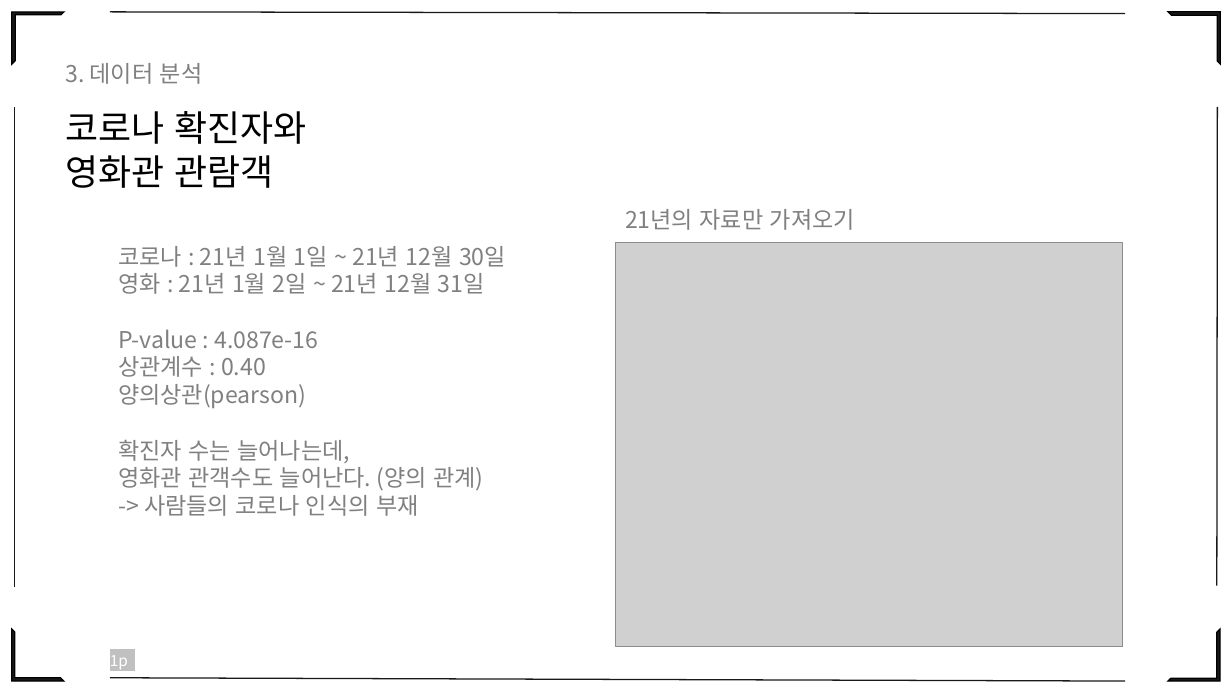
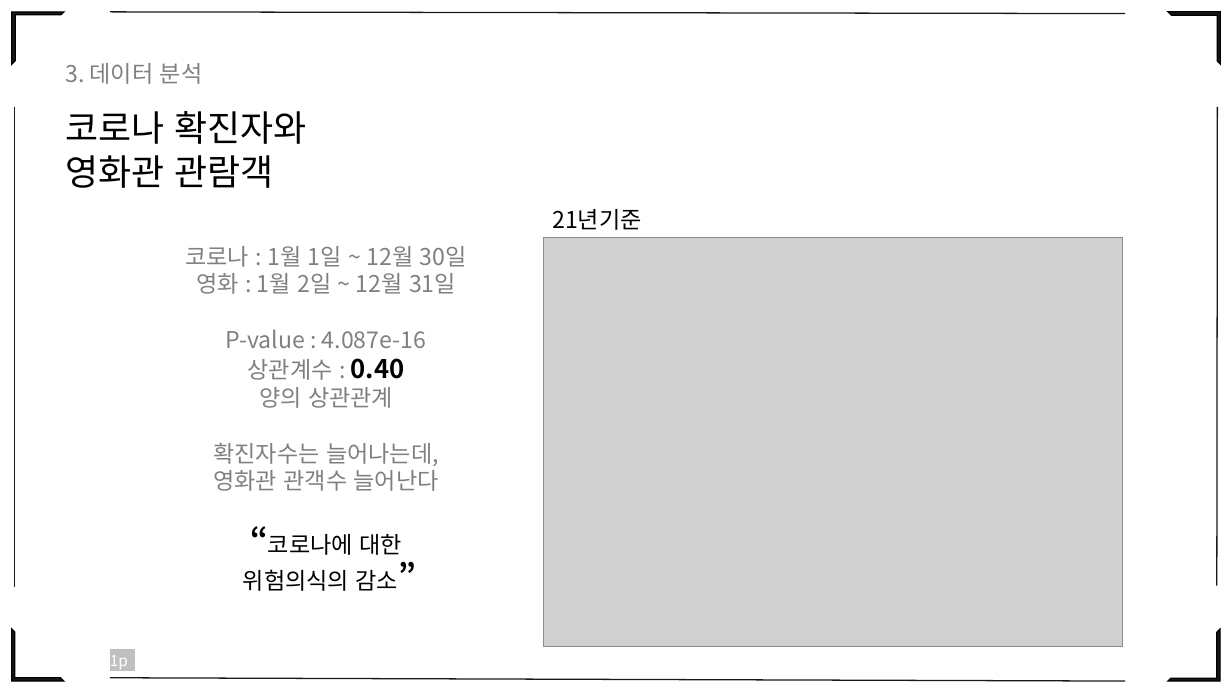
Before and after one commit to eesomin/midproject, a slide deck: slide 29 of jdh1/PPT_0_TEAM2.pptx. Drawn at 1232x693 pixels with LibreOffice and Linux fonts; fonts in the diff are those of the drawing; grey boxes stand for pictures. Boxes give left, top, right and bottom in pixels: in the first picture for what was removed or moved away, otherwise in the second. Text is boxed around its words. In the diff, an @@ line names an element or a change of style, - is before the commit and + after.

```diff
--- a/jdh1/PPT_0_TEAM2.pptx
+++ b/jdh1/PPT_0_TEAM2.pptx
@@ text at (x1=552, y1=209, x2=641, y2=230): text changed; text colour #808080 to #000000 @@
-21년의 자료만 가져오기
+21년기준
@@ picture resized from (x1=616, y1=242, x2=1124, y2=647) to (x1=543, y1=238, x2=1123, y2=647) @@
@@ text at (x1=185, y1=246, x2=467, y2=294): text changed @@
-코로나 : 21년 1월 1일 ~ 21년 12월 30일
-영화 : 21년 1월 2일 ~ 21년 12월 31일
+코로나 : 1월 1일 ~ 12월 30일
+영화 : 1월 2일 ~ 12월 31일
@@ text at (x1=226, y1=329, x2=426, y2=380): size 18 to 20 pt, text colour #808080 to #000000, bold on in "0.40"; alignment left to centre @@
@@ text at (x1=213, y1=387, x2=439, y2=591): text changed @@
-양의상관(pearson)
-확진자 수는 늘어나는데,
-영화관 관객수도 늘어난다. (양의 관계)
--> 사람들의 코로나 인식의 부재
+양의 상관관계
+확진자수는 늘어나는데,
+영화관 관객수 늘어난다
+“코로나에 대한
+위험의식의 감소”
```
Also in this commit, not shown: 37 other slides changed, 6 slides added, 3 slides removed, 1 other file.
